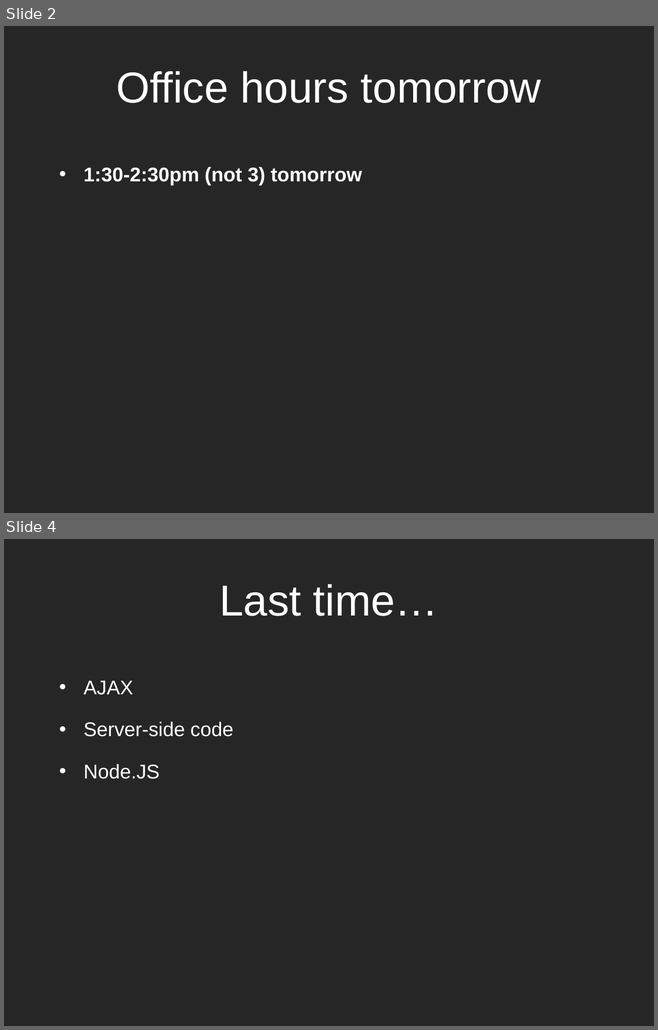
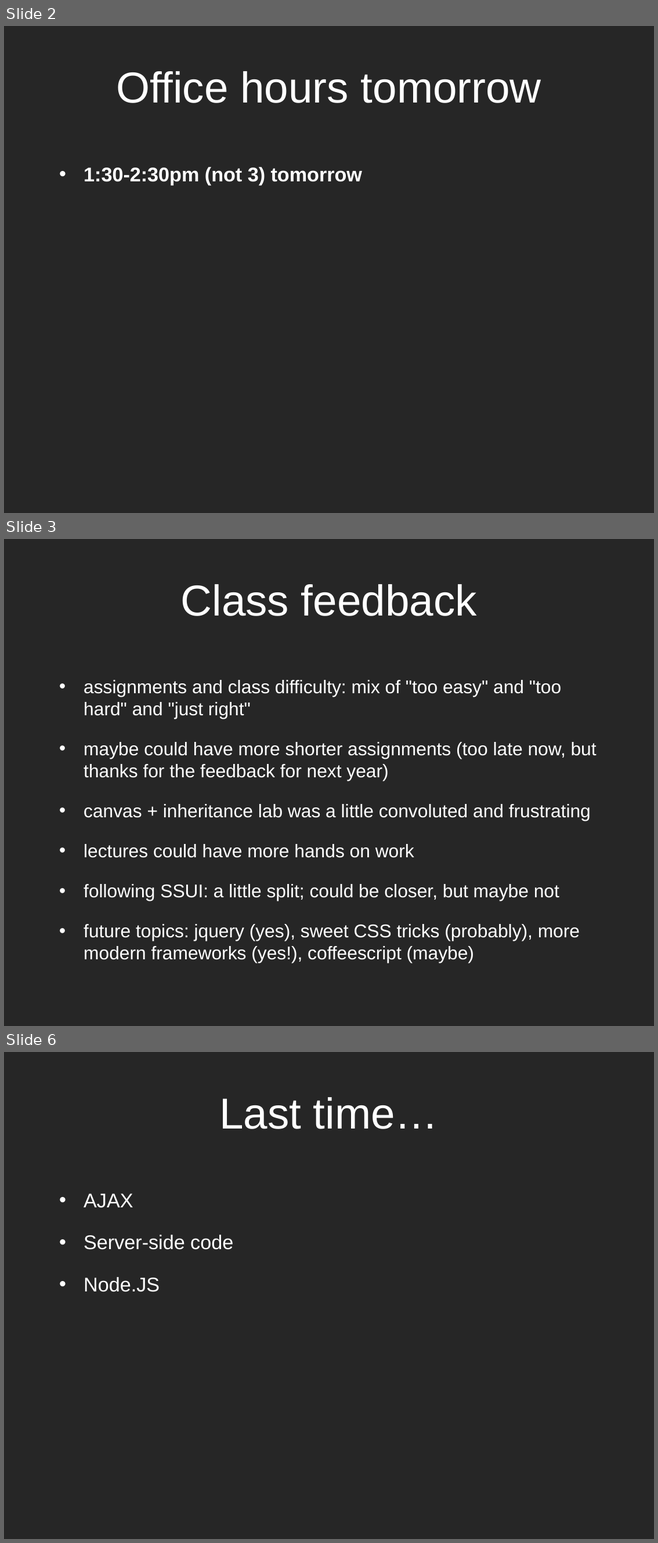
Before and after one commit to dantasse/ssuiweb2014, a slide deck: week09/week09.pptx. Shown one above the other, each under a label of ours: slides 2 and 4 before the commit, slides 2, 3 and 6 after it; the slides between them are not shown. The pictures are 658x1030 and 658x1543 pixels, drawn with LibreOffice and Linux fonts; fonts in the diff are those of the drawing. Boxes give left, top, right and bottom in pixels: in the first picture for what was removed or moved away, otherwise in the second. Text is boxed around its words. In the diff, an @@ line names an element or a change of style, - is before the commit and + after.

```diff
--- a/week09/week09.pptx
+++ b/week09/week09.pptx
@@ slide 3 added at <box>4,539,654,1026</box>, background #262626 @@
@@ title added at <box>181,584,477,616</box>, 48 pt, text #FFFFFF @@
+Class feedback
@@ text added at <box>83,680,596,963</box>, 20.4 pt, text #FFFFFF @@
+• assignments and class difficulty: mix of "too easy" and "too hard" and "just right"
+• maybe could have more shorter assignments (too late now, but thanks for the feedback for next year)
+• canvas + inheritance lab was a little convoluted and frustrating
+• lectures could have more hands on work
+• following SSUI: a little split; could be closer, but maybe not
+• future topics: jquery (yes), sweet CSS tricks (probably), more modern frameworks (yes!), coffeescript (maybe)
@@ what was slide 4 is now slide 6 @@
```
Also in this commit, not shown: 1 slide changed, 1 other slide added.
